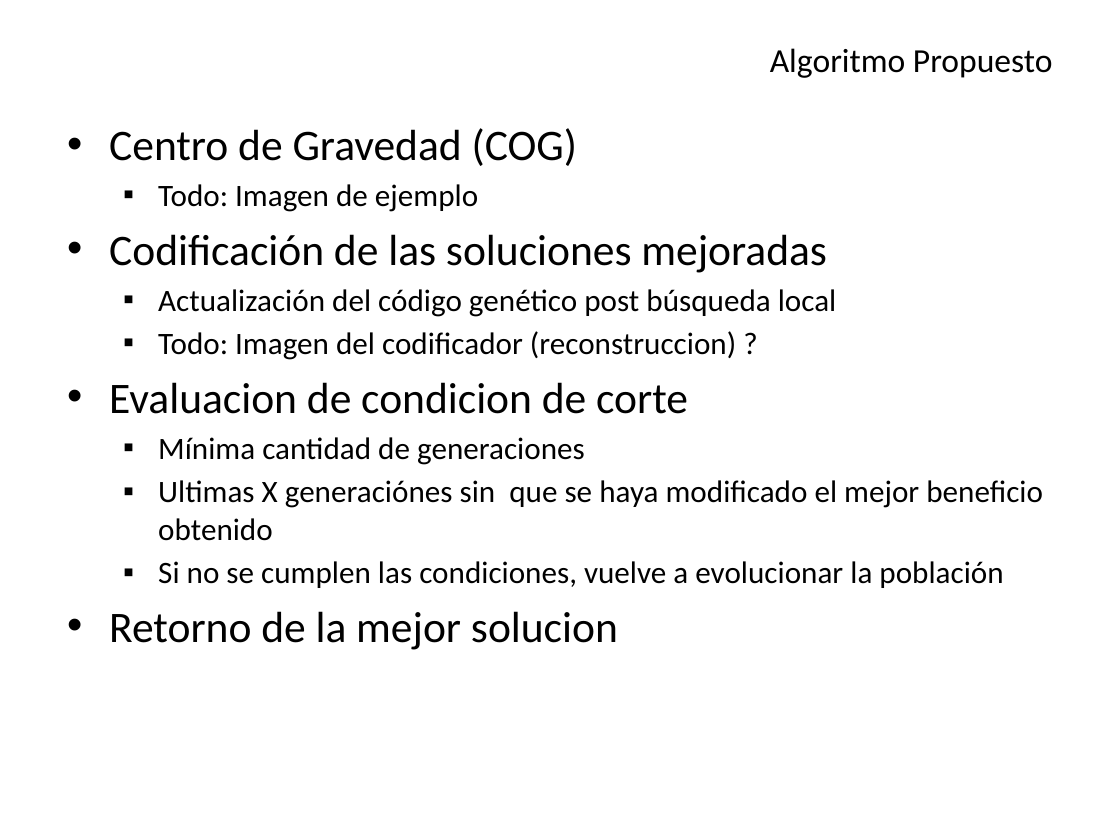
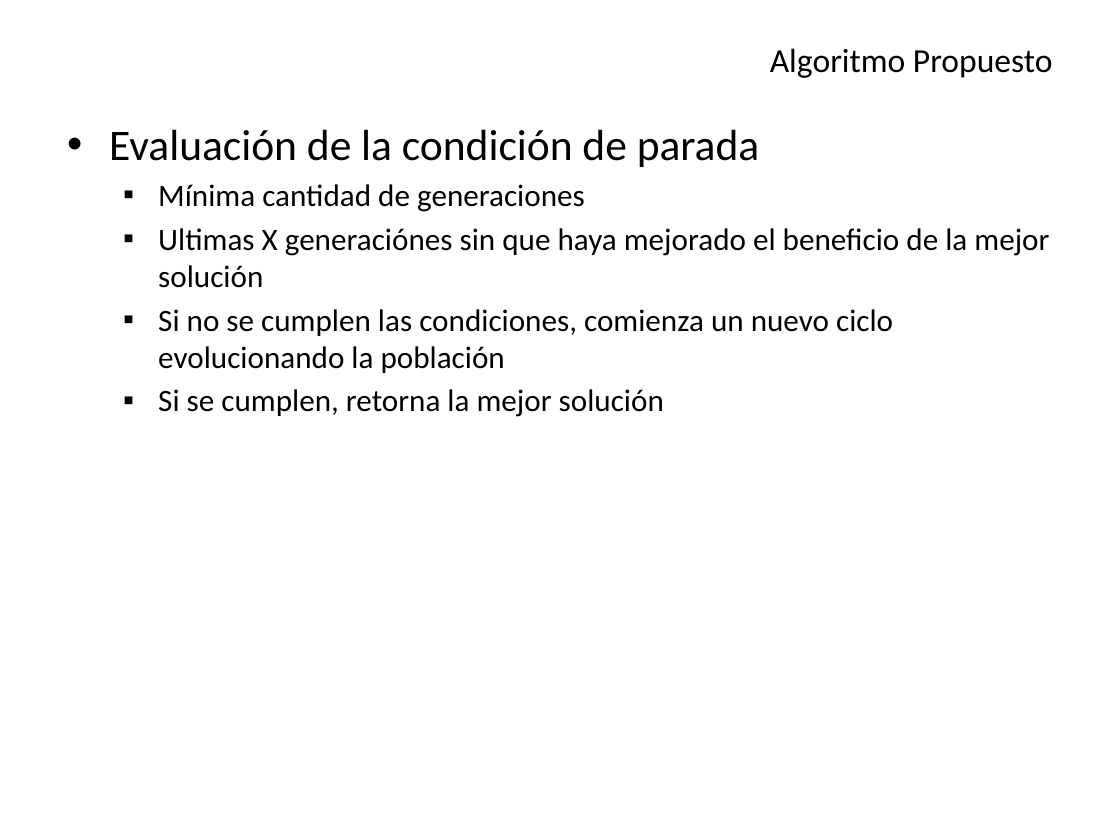
Before and after one commit to Aleitox/TopBrkga, a slide deck: slide 17 of TesisPaper/Defensa/Biased Random Key Genetic Algorithm.pptx (slide 14 before the commit). Drawn at 1120x840 pixels with LibreOffice and Linux fonts; fonts in the diff are those of the drawing. Boxes give left, top, right and bottom in pixels: in the first picture for what was removed or moved away, otherwise in the second. Text is boxed around its words. In the diff, an @@ line names an element or a change of style, - is before the commit and + after.

```diff
--- a/TesisPaper/Defensa/Biased Random Key Genetic Algorithm.pptx
+++ b/TesisPaper/Defensa/Biased Random Key Genetic Algorithm.pptx
@@ text at (109,129,760,167): text changed; size 20 to 28 pt @@
-• Centro de Gravedad (COG)
-  ▪ Todo: Imagen de ejemplo
-• Codificación de las soluciones mejoradas
-  ▪ Actualización del código genético post búsqueda local
-  ▪ Todo: Imagen del codificador (reconstruccion) ?
-• Evaluacion de condicion de corte
+• Evaluación de la condición de parada
@@ text at (158,228,1049,417): text changed @@
-  ▪ Ultimas X generaciónes sin que se haya modificado el mejor beneficio obtenido
-  ▪ Si no se cumplen las condiciones, vuelve a evolucionar la población
-• Retorno de la mejor solucion
+  ▪ Ultimas X generaciónes sin que haya mejorado el beneficio de la mejor solución
+  ▪ Si no se cumplen las condiciones, comienza un nuevo ciclo evolucionando la población
+  ▪ Si se cumplen, retorna la mejor solución
```
Also in this commit, not shown: 2 other slides changed, 4 slides added, 2 other files.
